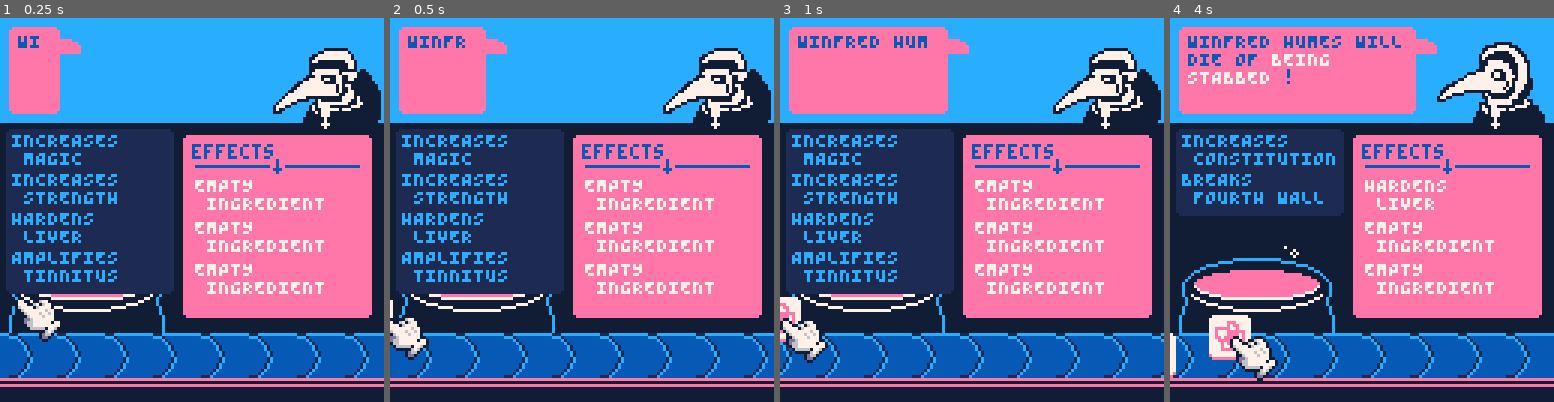
Above: before the commit, frames 1-4 (left to right).
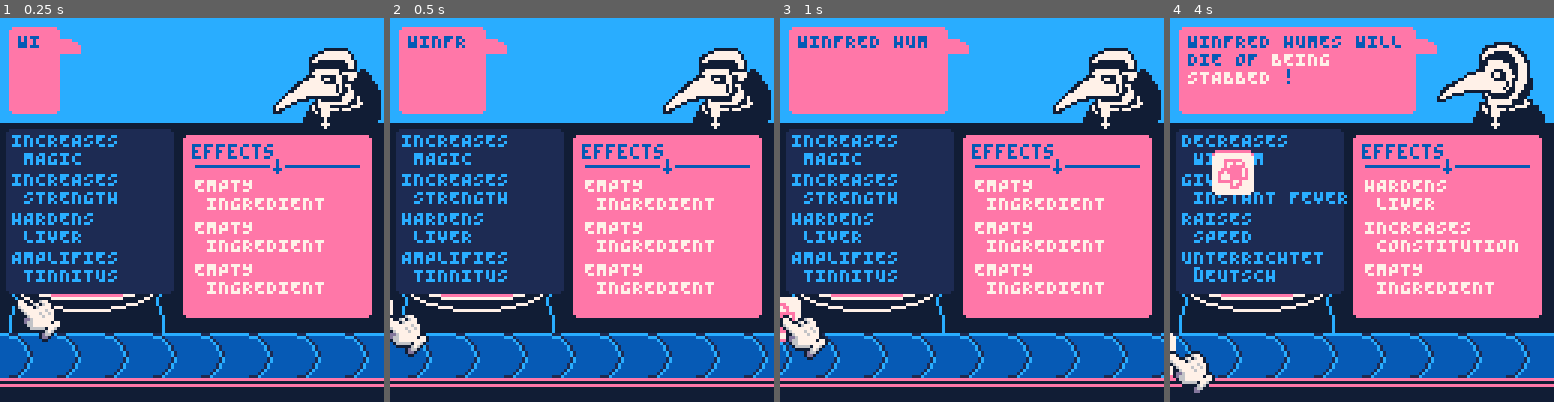
Above: after the commit, the same moments.

Repository: Yolwoocle/minijam_112
Game: PICO-8 cartridge minijam112.p8
The game is run twice, just before and just after one commit, with the same random seed, the same clock (stepped at 60 frames per second) and the same inputs.
Inputs:
- Up to frame 1 (0.25 s): no input
- Up to frame 2 (0.5 s): tap X (X key) at 0.33 s
- Up to frame 3 (1 s): tap O (Z key) at 0.7 s
- Up to frame 4 (4 s): tap X (X key) at 1.07, 1.85, 2.97 s; hold Right 1.6-2.1 s; tap O (Z key) every 0.4 s from 1.7 to 3.7 s; hold Up 2.15-2.42 s; hold Right 2.47-3.03 s; hold Left 3.08-3.58 s; hold Down 3.63-3.97 s

Frame 1 is identical in both runs. In frame 2, 0.5% of the frame differs, in the area x 0-11%, y 77-90%; in frame 3, 0.6%; in frame 4, 15%, in the area x 0-91%, y 30-98%.

Commit message:
Ingredients jump into pot

Diff:
--- a/minijam112.p8
+++ b/minijam112.p8
@@ -47,13 +47,14 @@
 	parse_output=""
 	ailment_out=""
 
+	ingr_particles={}
 
 	new_ailment()
 
 	g_ingredients={
 		{
 			obj=generate_ingredient(),
-			dobj=create_dobj(-20,rnd(10)+90)
+			dobj=create_dobj(-20,flr(rnd(10)+90))
 		},
 	}
 end
@@ -73,6 +74,7 @@
 	animate_ingredients()
 
 	animate_bubbles()
+	animate_ingr_particles()
 
 	parse_dialogue()
 	update_anim()
@@ -98,6 +100,7 @@
 	draw_effects()
 
 	draw_ingredients()
+	draw_ingr_particles()
 
 	draw_cursor()
 
@@ -143,8 +146,9 @@
 		anim_to_point(c,dx(ingr.dobj)+ox,dy(ingr.dobj)+oy,0.9)
 
 		if btnp(❎) and #g_ingredients>1 then
+			add(ingr_particles,new_ingr_particle(dx(ingr.dobj),dy(ingr.dobj),ingr.obj))
+			del(g_ingredients,ingr)
 			commit_ingredient(ingr.obj)
-			del(g_ingredients,ingr)
 			c.sel_index=mid(1,c.sel_index,#g_ingredients)
 		end
 	end
@@ -374,7 +378,7 @@
 	"DRINKING TOO MUCH|HARDENS LIVER,INDUCES VOMITING",
 	"A FIREBALL|INCREASES FIRE RES",
 	"A SUDDEN STROKE|LOWERS CHOLESTEROL",
-	"OLD AGE|LOWERS CHOLESTEROL",
+	"OLD AGE|LOWERS CHOLESTEROL,HARDENS LIVER",
 }
 
 first_names=split"HARLAN,EDEN,EARNA,PAIGE,EDOLIE,WINFRED,LINDLEY,GRAHAM,HARLOW,ALLURA,WILTON,NORMA,GREYSEN,OPELINE,CARREEN,TIMOTHEA,EALHSTAN,GIMLI,OSCAR,ROHESIA,OPELINE,LUELLA,HEATH,BRIAR,DEAN"
@@ -493,12 +497,66 @@
 		if(b.size<=0)del(bubbles,b)
 	end
 end
+
+function new_ingr_particle(x,y,obj)
+	local p = {
+		spr=obj._s,
+		x=x,
+		orig_x=x,
+		target_x=20,
+		move_t=0,
+
+		y=y,
+		vy=-4-rnd(2),
+		g=0.2+rnd(0.1),
+
+		rx=rnd{true,false},
+		ry=rnd{true,false},
+	}
+	return p
+end
+
+function animate_ingr_particles()
+	for p in all(ingr_particles) do
+		p.move_t+=1/40
+		p.x=lerp(p.orig_x, p.target_x, p.move_t)
+
+		p.vy+=p.g
+		p.y += p.vy
+		if(p.vy>0 and p.y>=75)del(ingr_particles,p)
+
+		if(t%5==0) p.rx=rnd{true,false} p.ry=rnd{true,false}
+	end
+end
+
+function draw_ingr_particles()
+	for p in all(ingr_particles) do
+		spr(p.spr,p.x,p.y,2,2,p.rx,p.ry)
+	end
+end
+
+
 -->8
 --tools
 
 oldsfx=sfx
 function sfx(_sfx)
 	if(sound_on)oldsfx(_sfx)
+end
+
+oldbtn=btn
+function btn(n,p)
+	if(n==❎ or n==🅾️)return oldbtn(❎,p)or oldbtn(🅾️,p)
+	return oldbtn(n,p)
+end
+oldbtnp=btnp
+function btnp(n,p)
+	if(n==❎ or n==🅾️)return oldbtnp(❎,p)or oldbtnp(🅾️,p)
+	return oldbtnp(n,p)
+end
+
+function lerp(a,b,t)
+	return a+(b-a)*t
 end
 
 --rounded rectangle
Not shown, changed: 32 lines of the sprite sheet (__gfx__) section of minijam112.p8
